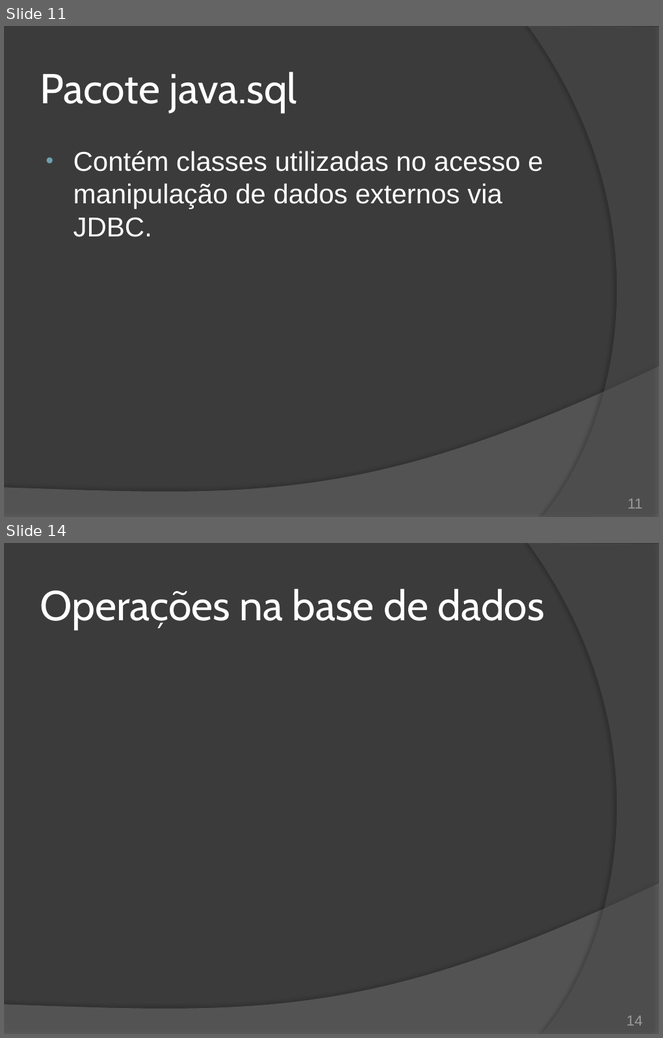
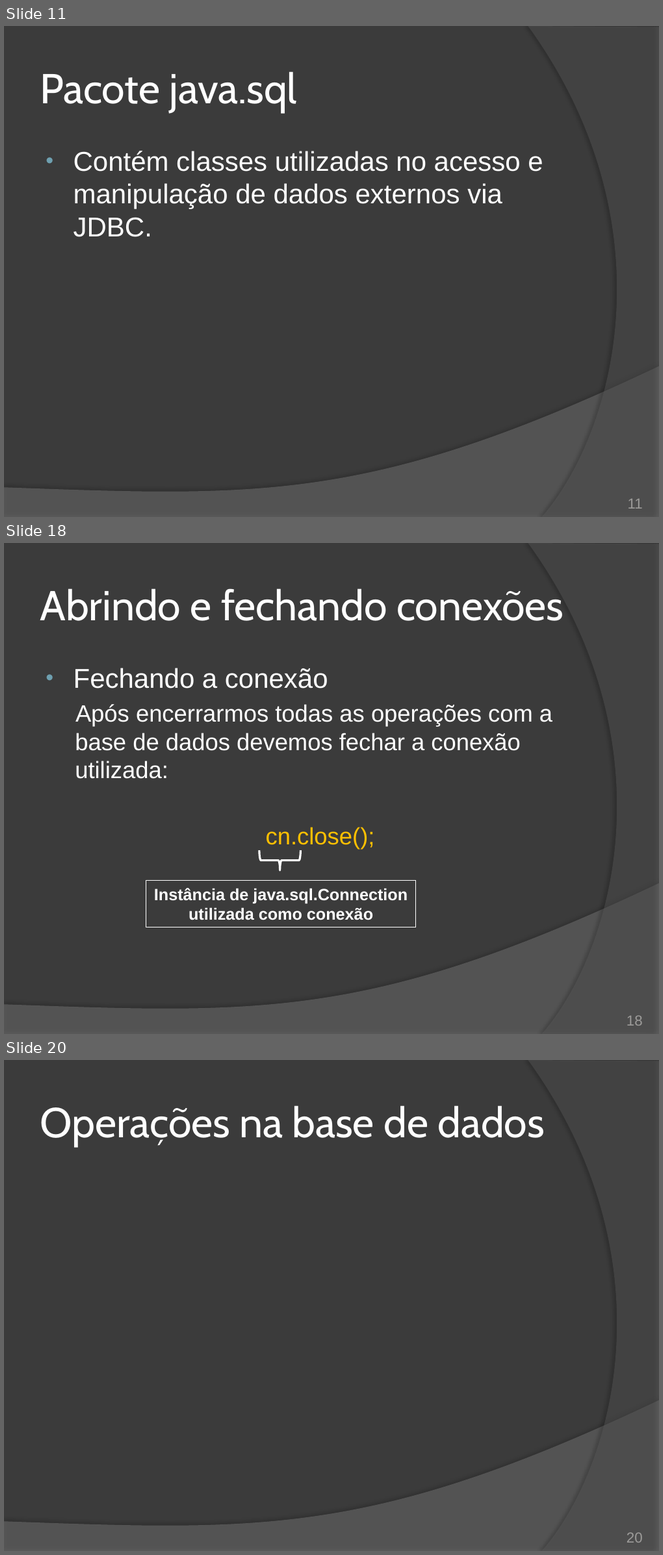
Before and after one commit to duchesqui/slzvieira-training, a slide deck: 2-Java-Programmer-Modulo-II/19.Capitulo11.pptx. Shown one above the other, each under a label of ours: slides 11 and 14 before the commit, slides 11, 18 and 20 after it; the slides between them are not shown. The pictures are 663x1038 and 663x1555 pixels, drawn with LibreOffice and Linux fonts; fonts in the diff are those of the drawing. Boxes give left, top, right and bottom in pixels: in the first picture for what was removed or moved away, otherwise in the second. Text is boxed around its words. In the diff, an @@ line names an element or a change of style, - is before the commit and + after.

Commit message:
JDBC: Carregamento do driver, URL de conexão, DriverManager e Connection.

```diff
--- a/2-Java-Programmer-Modulo-II/19.Capitulo11.pptx
+++ b/2-Java-Programmer-Modulo-II/19.Capitulo11.pptx
@@ slide 18 added at bbox=[4, 543, 659, 1034], background #3B3B3B; not listed: 2 template elements that a slide beside it also shows @@
@@ title added at bbox=[40, 589, 564, 621], 46 pt, text #FFFFFF @@
+Abrindo e fechando conexões
@@ text added at bbox=[74, 668, 553, 850], 26 pt, text #FFFFFF @@
+• Fechando a conexão
+  Após encerrarmos todas as operações com a base de dados devemos fechar a conexão utilizada:
+  cn.close();
@@ right brace added at bbox=[259, 850, 301, 871], outline #FFFFFF 2.25 pt @@
@@ rectangle added at bbox=[146, 881, 415, 928], outline #FFFFFF 0.75 pt, 18 pt, text #FFFFFF, bold @@
+Instância de java.sql.Connection
+utilizada como conexão
@@ page number added at bbox=[627, 1016, 643, 1026], 16 pt, text #9D9B9A @@
+18
@@ what was slide 14 is now slide 20 @@
@@ page number at bbox=[627, 1533, 643, 1543]: text changed @@
-14
+20
```
Also in this commit, not shown: 2 slides changed, 5 other slides added.
